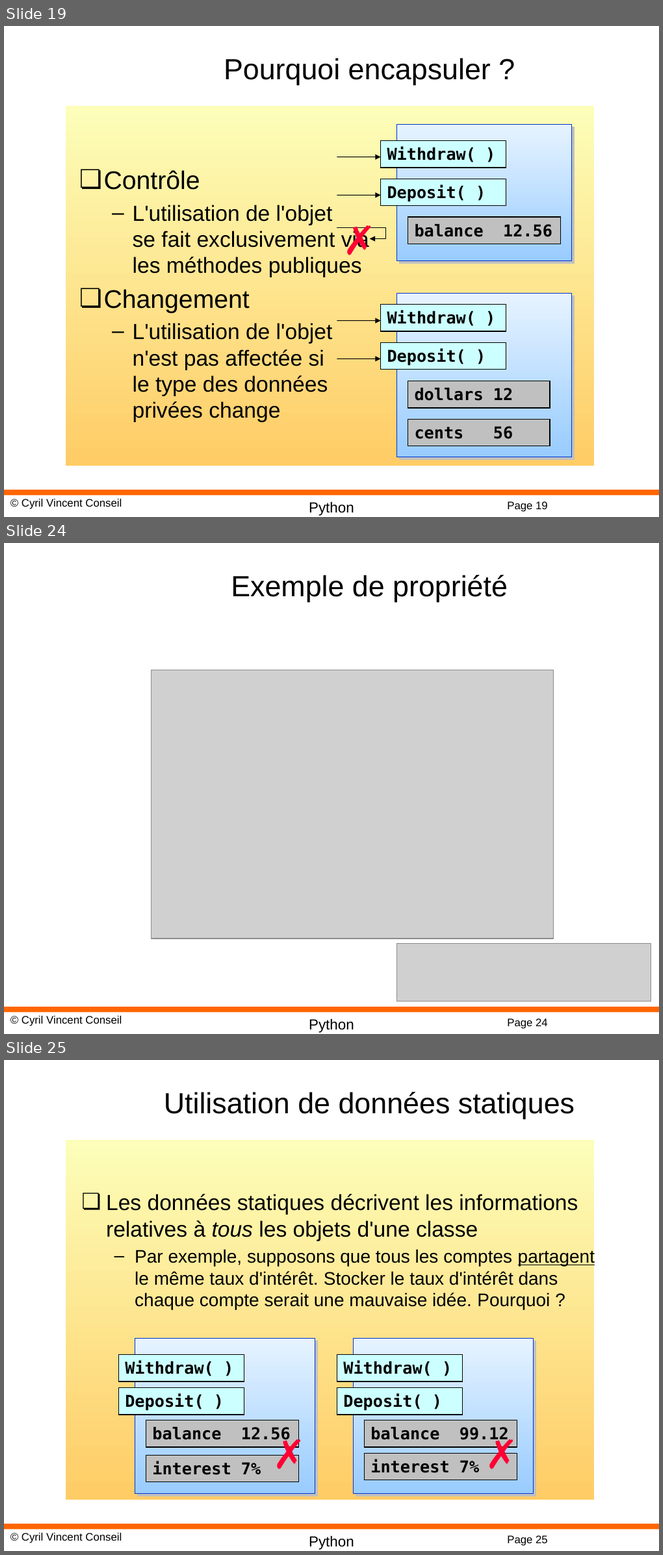
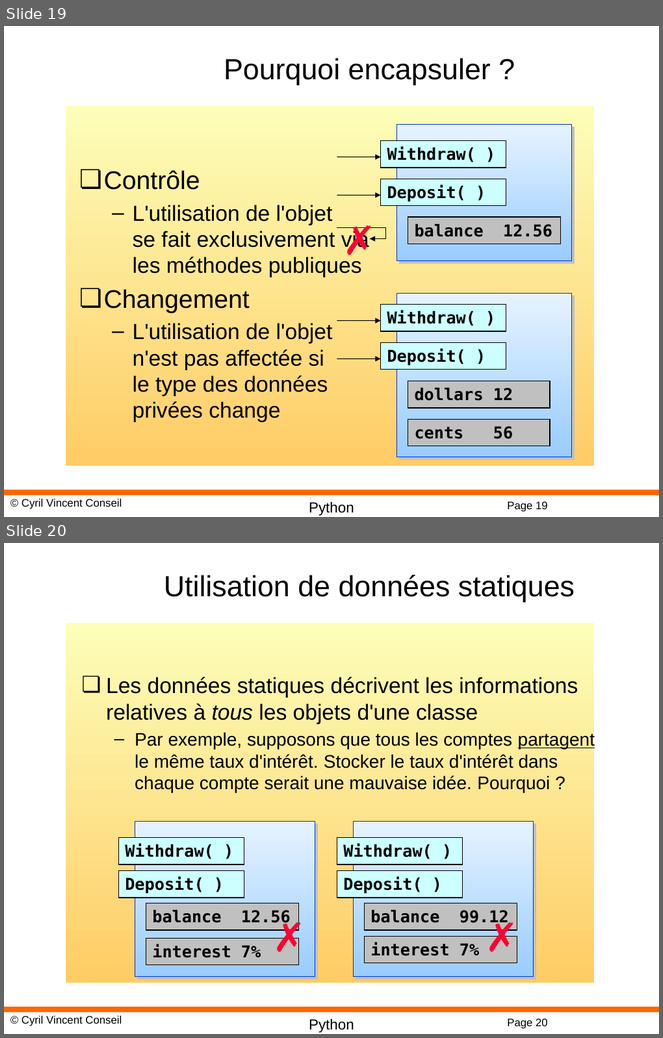
Before and after one commit to cyrilvincent/python, a slide deck: ppt/Python08-OO.pptx. Shown one above the other, each under a label of ours: slides 19, 24 and 25 before the commit, slides 19 and 20 after it; the slides between them are not shown. The pictures are 663x1555 and 663x1038 pixels, drawn with LibreOffice and Linux fonts; fonts in the diff are those of the drawing; grey boxes stand for pictures; background and template pictures are left out. Boxes give left, top, right and bottom in pixels: in the first picture for what was removed or moved away, otherwise in the second. Text is boxed around its words. In the diff, an @@ line names an element or a change of style, - is before the commit and + after.

```diff
--- a/ppt/Python08-OO.pptx
+++ b/ppt/Python08-OO.pptx
@@ slide 24 removed at box(4, 543, 659, 1034), background #FFFFFF; not listed: 4 template elements that a slide beside it also shows @@
@@ title removed at box(231, 575, 508, 602) @@
-Exemple de propriété
@@ picture removed at box(151, 670, 554, 939) @@
@@ picture removed at box(397, 943, 651, 1002) @@
@@ what was slide 25 is now slide 20 @@
@@ page number at box(507, 1019, 548, 1029): text changed @@
-Page 25
+Page 20
```
Also in this commit, not shown: 6 other slides removed, 4 other files.
